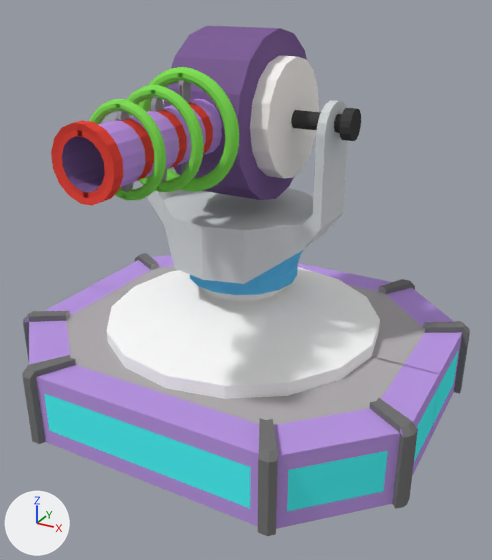
Two versions of the Blender file Assets/Prefabs/Buildings/Not Final/laserTurret.blend, one commit apart.
The view is the same before and after, from a 50 mm camera at (1.51, -2.71, 1.96) aimed at (0.09, -0.14, 0.67). The lights are fixed; the arrows at lower left show +X, +Y and +Z.

Names of what the first picture shows: 'Base', 'Body', 'Canon'.
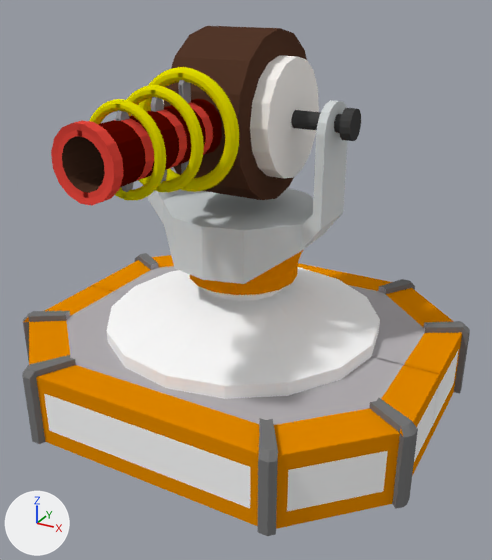
The change, as JSON lines over the scene's bpy script:
```json
{"op": "set", "path": "mat_canonbody.base_color", "old": "(0.215, 0.122, 0.317)", "new": "(0.0869, 0.0389, 0.0232)", "note": "purple #806299 -> brown #53382a"}
{"op": "set", "path": "mat_canon.base_color", "old": "(0.535, 0.297, 0.8)", "new": "(0.0959, 0.002, 0.0)", "note": "purple #c194e7 -> dark red #570700"}
{"op": "set", "path": "mat_ring.base_color", "old": "(0.233, 0.8, 0.099)", "new": "(0.8, 0.736, 0.0)", "note": "green #85e759 -> yellow #e7df00"}
{"op": "set", "path": "mat_axisoutside.base_color", "old": "(0.103, 0.48, 0.8)", "new": "(0.8, 0.25, 0.0)", "note": "blue #5ab8e7 -> orange #e78900"}
{"op": "set", "path": "mat_mat1.base_color", "old": "(0.506, 0.319, 0.8)", "new": "(0.8, 0.262, 0.0)", "note": "purple #bd99e7 -> orange #e78c00"}
{"op": "set", "path": "mat_mat3.base_color", "old": "(0.0784, 0.988, 1.0)", "new": "(1.0, 1.0, 1.0)", "note": "cyan #4ffeff -> white #ffffff"}
```

Changed parts and their boxes (x1, y1, x2, y2) in the pictures (492 x 560 px):
```json
{"object": "Base", "change": "recoloured", "before": [23, 255, 466, 532], "after": [23, 255, 466, 532]}
{"object": "Canon", "change": "recoloured", "before": [59, 26, 308, 201], "after": [59, 26, 308, 201]}
{"object": "Body", "change": "recoloured", "before": [148, 99, 306, 295], "after": [148, 99, 306, 295], "on screen": "blue to brown"}
```
